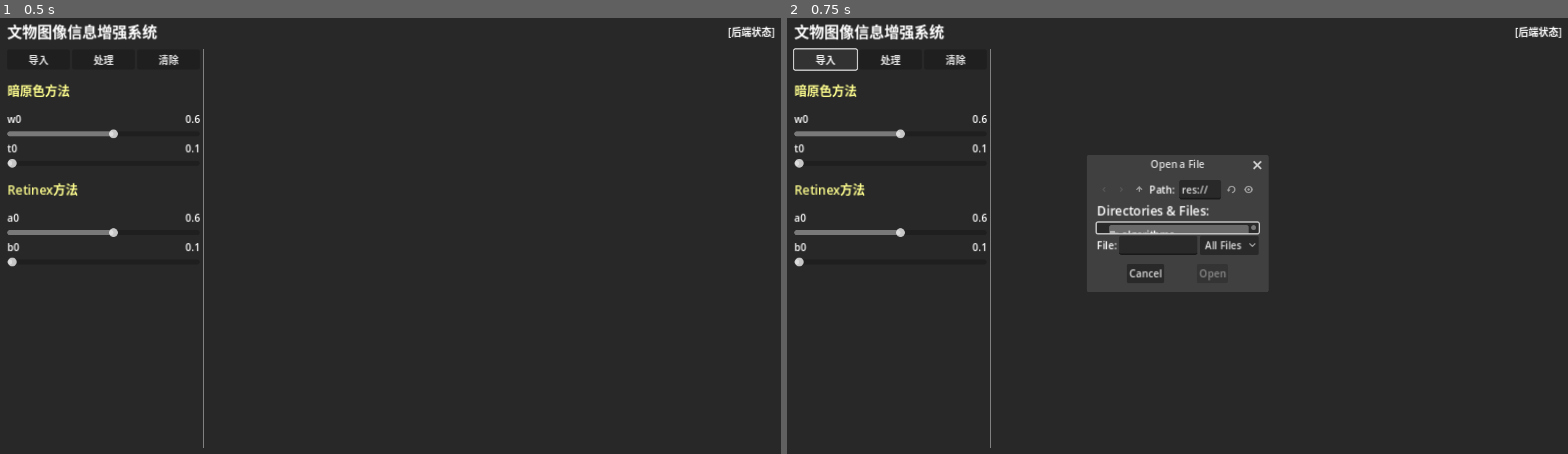
Above: before the commit, frames 1-2 (left to right).
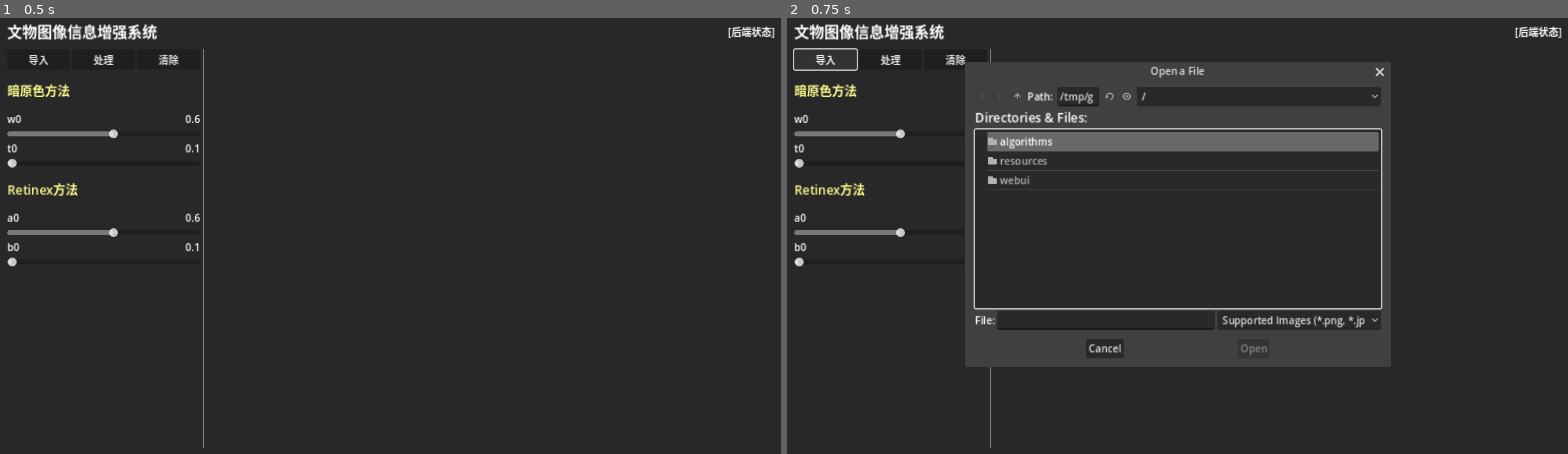
Above: after the commit, the same moments.

Repository: MrBBBaiXue/CVLightpass
Game: Godot game, scene res://main.tscn
Same seed, same stepped clock (60 frames per second), same inputs: the game is played once before the commit and once after it.
Inputs:
- Up to frame 1 (0.5 s): no input
- Up to frame 2 (0.75 s): click "导入" at 0.5 s

Frame 1 is identical in both runs. In frame 2, 5.7% of the frame differs, in the area x 22-77%, y 10-81%.

Commit message:
Add FileDialog

Diff:
--- a/main.gd
+++ b/main.gd
@@ -11,6 +11,8 @@
 @onready var param3_slider = %MethodRetinexContainer/ParamContainer1/SliderParam
 @onready var param4_slider = %MethodRetinexContainer/ParamContainer2/SliderParam
 
+# Image list
+var image_list = []
 
 # Called when the node enters the scene tree for the first time.
 func _ready():
@@ -27,14 +29,24 @@
 
 
 #------------------------------
-
+# Operation button
 #------------------------------
 func _on_import_button_pressed():
 	var file_dialog = FileDialog.new()
 	file_dialog.file_mode = FileDialog.FILE_MODE_OPEN_FILE
+	file_dialog.access = FileDialog.ACCESS_FILESYSTEM
+	file_dialog.add_filter("*.png, *.jpg, *.jpeg ; Supported Images")
+	file_dialog.size = Vector2i(640, 480)
+	file_dialog.dialog_hide_on_ok = true
 	add_child(file_dialog)
 	file_dialog.popup_centered()
+	file_dialog.file_selected.connect(_on_image_imported)
 	pass # Replace with function body.
+
+func _on_image_imported():
+	# Init image node.
+
+	pass
 
 func _on_process_button_pressed():
 	pass # Replace with function body.
--- a/project.godot
+++ b/project.godot
@@ -24,6 +24,7 @@
 window/size/viewport_width=1280
 window/size/viewport_height=720
 window/stretch/mode="canvas_items"
+window/stretch/aspect="expand"
 
 [rendering]
 
